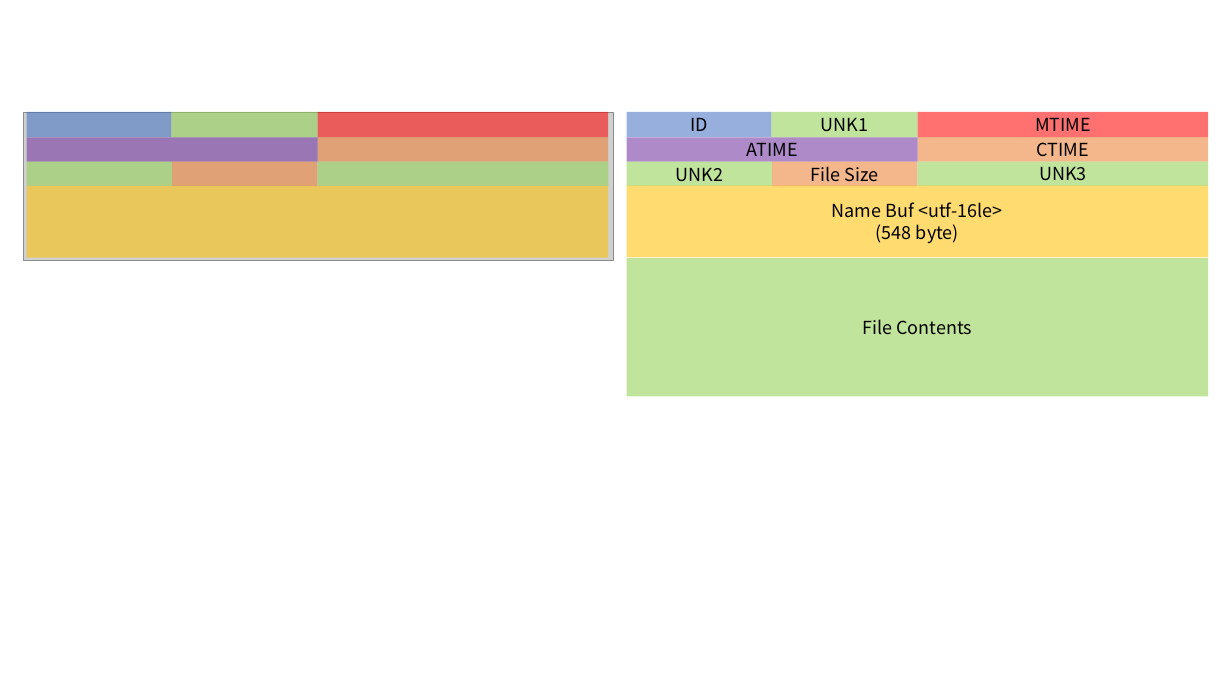
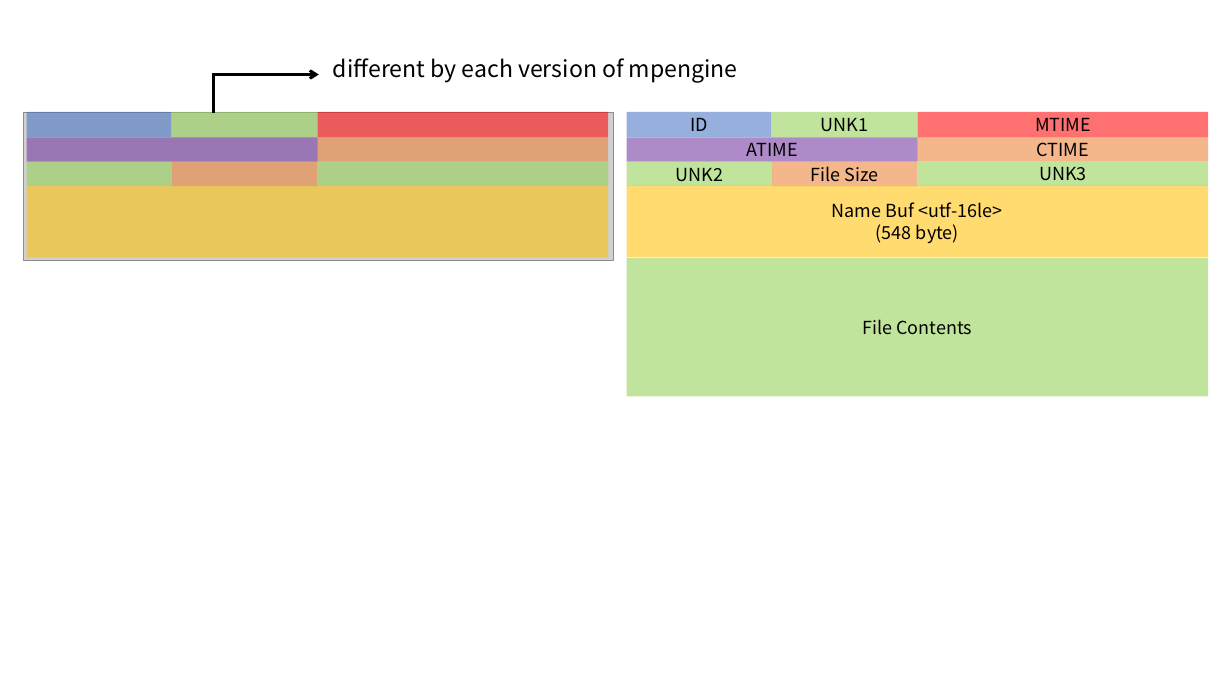
Before and after one commit to orca-eaa5a/pyvdmextract, a slide deck: slide 1 of struct.pptx. Drawn at 1232x693 pixels with LibreOffice and Linux fonts; fonts in the diff are those of the drawing; grey boxes stand for pictures. Boxes give left, top, right and bottom in pixels: in the first picture for what was removed or moved away, otherwise in the second. Text is boxed around its words. In the diff, an @@ line names an element or a change of style, - is before the commit and + after.

```diff
--- a/struct.pptx
+++ b/struct.pptx
@@ text added at <box>333,58,738,83</box>, 18 pt, text #000000 @@
+different by each version of mpengine
@@ elbow arrow added from (213, 113) to (319, 75), #000000 2.25 pt @@
```
Also in this commit, not shown: 1 other file.
